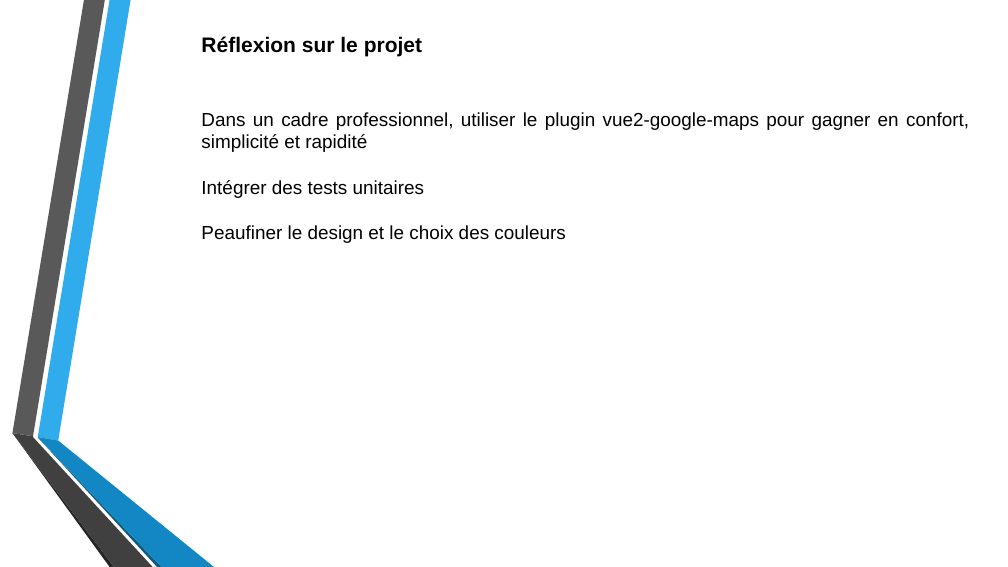
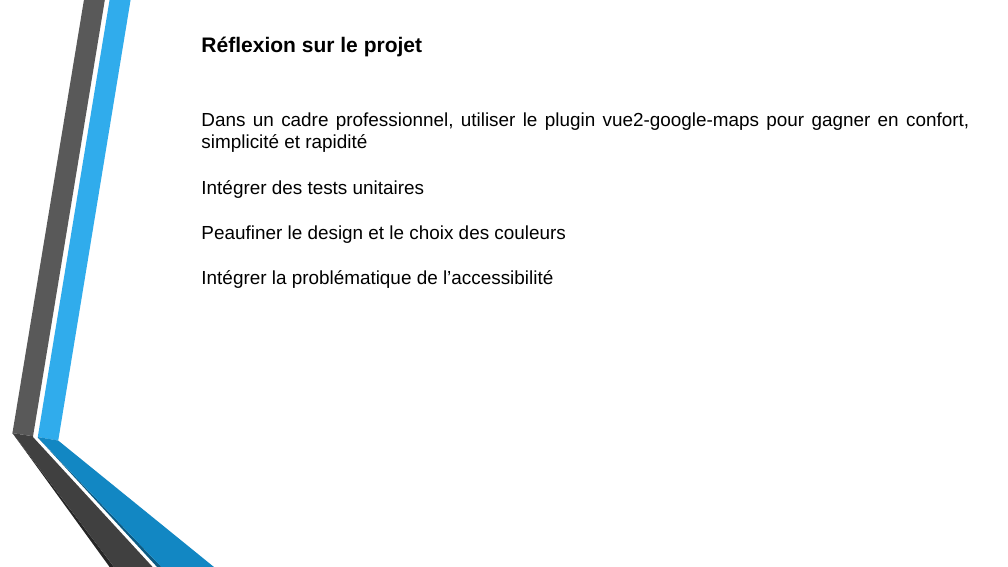
Before and after one commit to DesignGreg/Projet7-OpenClassRooms, a slide deck: slide 8 of Soutenance/Présentation Projet 7.pptx. Drawn at 1008x567 pixels with LibreOffice and Linux fonts; fonts in the diff are those of the drawing; background and template pictures are left out. Boxes give left, top, right and bottom in pixels: in the first picture for what was removed or moved away, otherwise in the second. Text is boxed around its words. In the diff, an @@ line names an element or a change of style, - is before the commit and + after.

```diff
--- a/Soutenance/Présentation Projet 7.pptx
+++ b/Soutenance/Présentation Projet 7.pptx
@@ text at bbox=[201, 270, 553, 288]: paragraph added @@
+Intégrer la problématique de l’accessibilité
```
Also in this commit, not shown: 7 other files.
